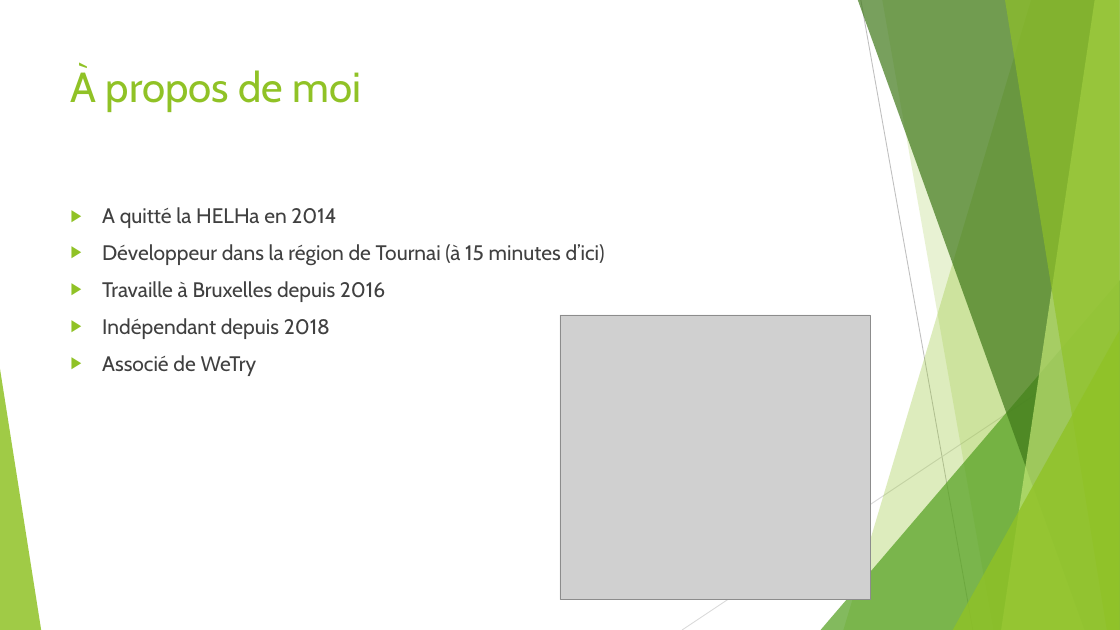
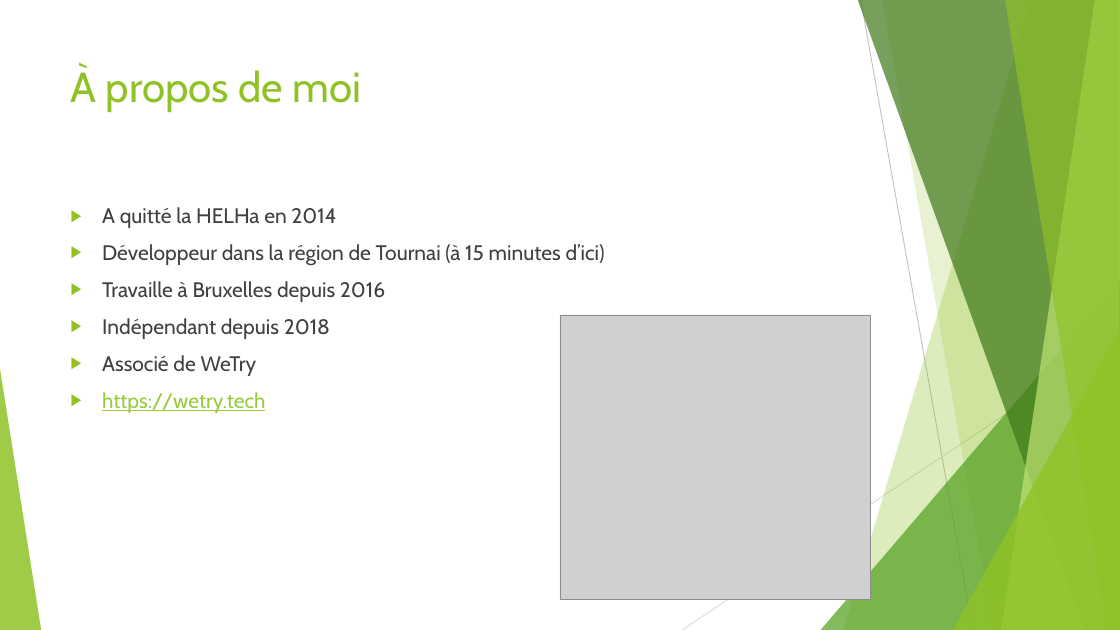
Before and after one commit to worming004/SimpleIsNotEasy, a slide deck: slide 2 of PPT/Easy != Simple.pptx. Drawn at 1120x630 pixels with LibreOffice and Linux fonts; fonts in the diff are those of the drawing; grey boxes stand for pictures. Boxes give left, top, right and bottom in pixels: in the first picture for what was removed or moved away, otherwise in the second. Text is boxed around its words. In the diff, an @@ line names an element or a change of style, - is before the commit and + after.

Commit message:
correction

```diff
--- a/PPT/Easy != Simple.pptx
+++ b/PPT/Easy != Simple.pptx
@@ text at [102,392,265,413]: paragraph added @@
+▶ https://wetry.tech
```
